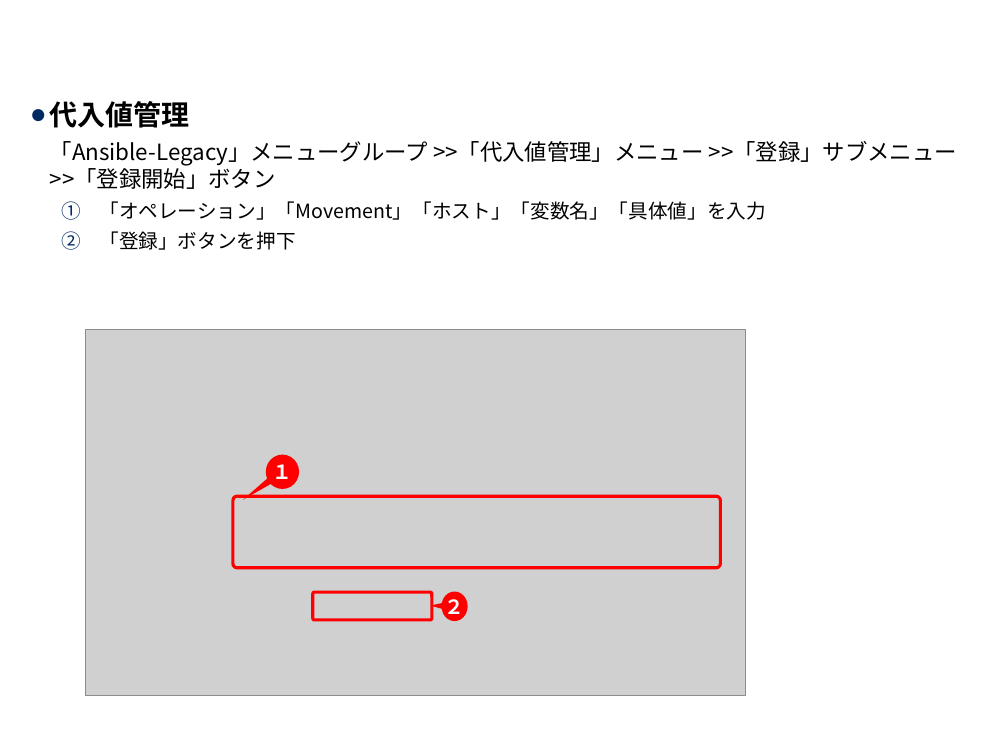
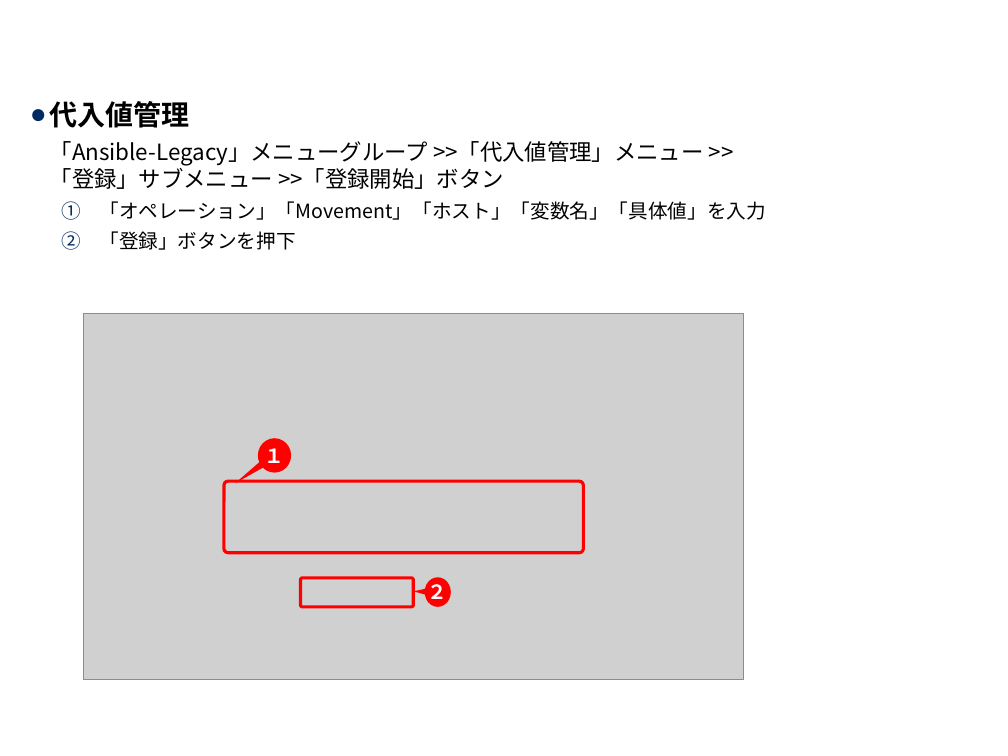
Before and after one commit to exastro-suite/it-automation-docs, a slide deck: slide 20 of asset/Learn_ja/ITA-Conductor_practice_ja.pptx. Drawn at 1008x756 pixels with LibreOffice and Linux fonts; fonts in the diff are those of the drawing; grey boxes stand for pictures; background and template pictures are left out. Boxes give left, top, right and bottom in pixels: in the first picture for what was removed or moved away, otherwise in the second. Text is boxed around its words. In the diff, an @@ line names an element or a change of style, - is before the commit and + after.

```diff
--- a/asset/Learn_ja/ITA-Conductor_practice_ja.pptx
+++ b/asset/Learn_ja/ITA-Conductor_practice_ja.pptx
@@ text at [50,141,703,189]: spaces changed @@
-  「Ansible-Legacy」メニューグループ >>「代入値管理」メニュー >>「登録」サブメニュー >>「登録開始」ボタン
+  「Ansible-Legacy」メニューグループ >>「代入値管理」メニュー >>
+  「登録」サブメニュー >>「登録開始」ボタン
@@ picture: place and size @@
-picture at [86,330,746,696]
+picture at [84,313,744,679]
@@ speech bubble "１": place and size @@
-speech bubble "１" at [266,455,299,489]
+speech bubble "１" at [258,438,291,473]
@@ rounded rectangle: place and size @@
-rounded rectangle at [233,496,721,568]
+rounded rectangle at [224,481,584,552]
@@ rounded rectangle: place and size @@
-rounded rectangle at [312,592,431,620]
+rounded rectangle at [300,578,413,607]
@@ speech bubble "２": place and size @@
-speech bubble "２" at [442,592,468,621]
+speech bubble "２" at [424,578,451,607]
```
Also in this commit, not shown: 22 other slides changed, 2 other files.
